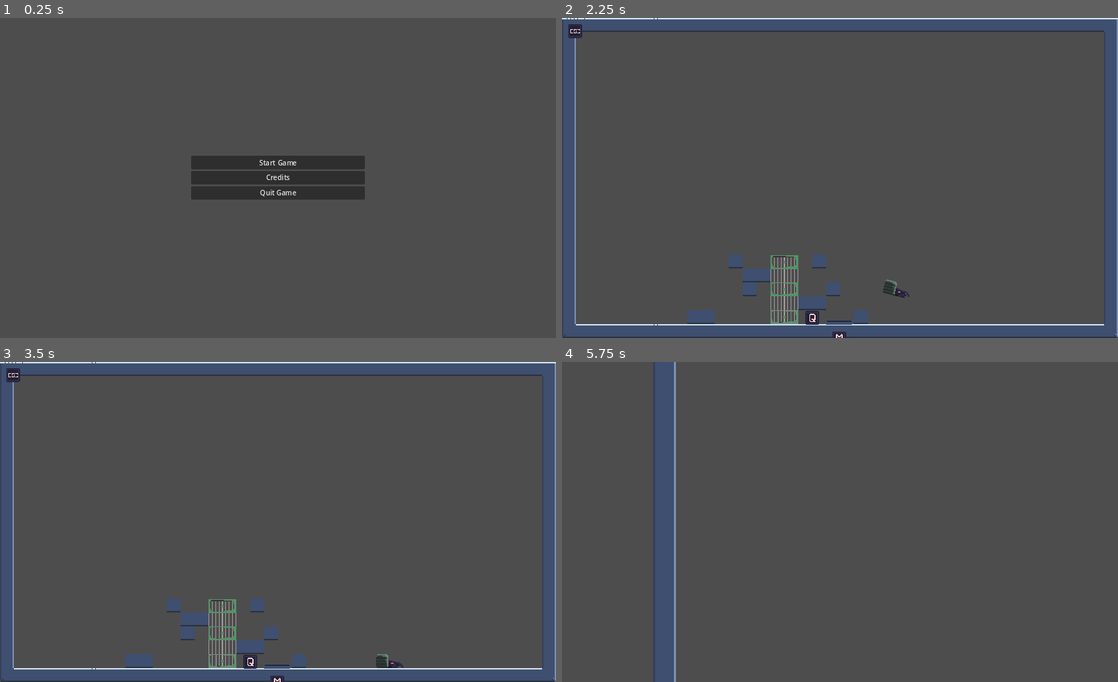
Above: before the commit, frames 1-4 (two rows, left to right).
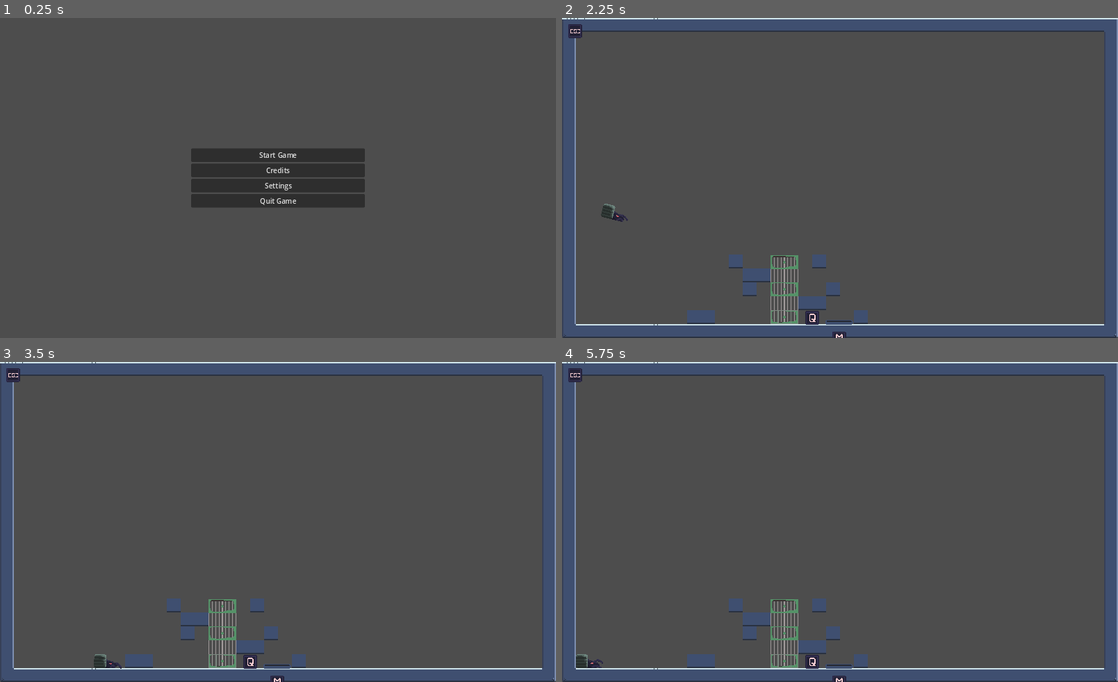
Above: after the commit, the same moments.

Repository: SweetFrontier/RogueScience
Game: Godot game, scene res://Scenes/Screens/MainMenu.tscn
The game is run twice, just before and just after one commit, with the same random seed, the same clock (stepped at 60 frames per second) and the same inputs.
Inputs (mouse positions are in pixels of both pictures, inside the frame that each line leads up to):
- Up to frame 1 (0.25 s): no input
- Up to frame 2 (2.25 s): click (840, 184) at 0.5 s, where only the run after the commit has a clickable "Settings"; click (840, 110) at 1.25 s, where only the run after the commit has a clickable "Return"; click "Start Game" at 2 s
- Up to frame 3 (3.5 s): tap Enter at 2.75 s; hold D from 2.78 s (still down); tap 0 at 2.85 s; tap Space at 3.02 s
- Up to frame 4 (5.75 s): tap 1 at 3.6 s; tap Space at 3.77, 5.27 s; release D at 4.28 s; hold A 4.28-5.03 s; tap 2 at 4.35 s; hold D from 5.03 s (still down); tap 3 at 5.1 s

The runs differ from the first frame. In frame 1, 2.3% of the frame differs, in the area x 34-66%, y 40-60%; in frame 2, 0.3%; in frame 3, 0.3%; in frame 4, 18%, in the area x 0-100%, y 0-100%.

Commit message:
Options Menu

Diff:
--- a/Scenes/Main.tscn
+++ b/Scenes/Main.tscn
@@ -4,7 +4,7 @@
 [ext_resource type="PackedScene" uid="uid://1xasoo80ygld" path="res://Scenes/baseLevel.tscn" id="2_tmkkr"]
 [ext_resource type="AudioStream" uid="uid://cmhm7pf614y6w" path="res://Sounds/Music/puzzle(calm).ogg" id="3_mfq2v"]
 [ext_resource type="PackedScene" uid="uid://ccwfvydfhyx65" path="res://Scenes/Screens/PauseMenu.tscn" id="4_tnt1f"]
-[ext_resource type="PackedScene" uid="uid://dvbyxsl5e3ol8" path="res://Scenes/Environment/TransitionField.tscn" id="5_ou4rj"]
+[ext_resource type="PackedScene" uid="uid://mq8lonv11ksd" path="res://Scenes/Screens/OptionsMenu.tscn" id="5_qvib5"]
 
 [node name="Main" type="Node2D" node_paths=PackedStringArray("Levels")]
 script = ExtResource("1_rlws3")
@@ -20,6 +20,7 @@
 position_smoothing_speed = 0.8
 
 [node name="AudioStreamPlayer" type="AudioStreamPlayer" parent="."]
+process_mode = 3
 stream = ExtResource("3_mfq2v")
 volume_db = -7.0
 autoplay = true
@@ -28,7 +29,5 @@
 [node name="PauseMenu" parent="." instance=ExtResource("4_tnt1f")]
 metadata/_edit_use_anchors_ = true
 
-[node name="TransitionField" parent="." instance=ExtResource("5_ou4rj")]
-position = Vector2(1041, 693)
-x_size = 2
-y_size = 2
+[node name="OptionsMenu" parent="." instance=ExtResource("5_qvib5")]
+visible = false
--- a/Scenes/Screens/MainMenu.tscn
+++ b/Scenes/Screens/MainMenu.tscn
@@ -28,6 +28,10 @@
 layout_mode = 2
 text = "Credits"
 
+[node name="SettingsButton" type="Button" parent="VBoxContainer"]
+layout_mode = 2
+text = "Settings"
+
 [node name="QuitButton" type="Button" parent="VBoxContainer"]
 layout_mode = 2
 text = "Quit Game"
@@ -39,4 +43,5 @@
 
 [connection signal="pressed" from="VBoxContainer/StartButton" to="." method="_on_start_button_pressed"]
 [connection signal="pressed" from="VBoxContainer/CreditsButton" to="." method="_on_credits_button_pressed"]
+[connection signal="pressed" from="VBoxContainer/SettingsButton" to="." method="_on_settings_button_pressed"]
 [connection signal="pressed" from="VBoxContainer/QuitButton" to="." method="_on_quit_button_pressed"]
--- /dev/null
+++ b/Scenes/Screens/OptionsMenu.tscn
@@ -0,0 +1,34 @@
+[gd_scene load_steps=2 format=3 uid="uid://mq8lonv11ksd"]
+
+[ext_resource type="Script" path="res://Scripts/OptionsMenu.gd" id="1_y565l"]
+
+[node name="OptionsMenu" type="Control"]
+process_mode = 3
+layout_mode = 3
+anchors_preset = 15
+anchor_right = 1.0
+anchor_bottom = 1.0
+grow_horizontal = 2
+grow_vertical = 2
+script = ExtResource("1_y565l")
+
+[node name="PauseMenu" type="Button" parent="."]
+layout_mode = 0
+offset_left = 515.0
+offset_top = 180.0
+offset_right = 765.0
+offset_bottom = 244.0
+theme_override_font_sizes/font_size = 30
+text = "Return"
+
+[node name="HSlider" type="HSlider" parent="."]
+layout_mode = 0
+offset_left = 140.0
+offset_top = 540.0
+offset_right = 1140.0
+offset_bottom = 556.0
+min_value = -50.0
+max_value = 50.0
+
+[connection signal="pressed" from="PauseMenu" to="." method="_on_pause_menu_pressed"]
+[connection signal="value_changed" from="HSlider" to="." method="_on_h_slider_value_changed"]
--- a/Scenes/Screens/PauseMenu.tscn
+++ b/Scenes/Screens/PauseMenu.tscn
@@ -31,6 +31,10 @@
 layout_mode = 2
 text = "Restart Level"
 
+[node name="SettingsButton" type="Button" parent="VBoxContainer"]
+layout_mode = 2
+text = "View Settings"
+
 [node name="QuitButton" type="Button" parent="VBoxContainer"]
 layout_mode = 2
 text = "Quit Game"
@@ -51,4 +55,5 @@
 
 [connection signal="pressed" from="VBoxContainer/ResumeButton" to="." method="_on_start_button_pressed"]
 [connection signal="pressed" from="VBoxContainer/RestartButton" to="." method="_on_restart_button_pressed"]
+[connection signal="pressed" from="VBoxContainer/SettingsButton" to="." method="_on_settings_button_pressed"]
 [connection signal="pressed" from="VBoxContainer/QuitButton" to="." method="_on_quit_button_pressed"]
--- a/Scenes/baseLevel.tscn
+++ b/Scenes/baseLevel.tscn
@@ -169,7 +169,7 @@
 
 [node name="Player" parent="." instance=ExtResource("3_fesf8")]
 texture_filter = 0
-position = Vector2(752, 608)
+position = Vector2(103, 433)
 
 [node name="trampolineTrigger" parent="." instance=ExtResource("4_0rast")]
 position = Vector2(638, 689)
--- a/Scripts/MainMenu.gd
+++ b/Scripts/MainMenu.gd
@@ -8,9 +8,11 @@
 func _on_start_button_pressed():
 	get_tree().change_scene_to_file("res://Scenes/Main.tscn")
 
-
 func _on_credits_button_pressed():
 	get_tree().change_scene_to_file("res://Scenes/credits.tscn")
 
+func _on_settings_button_pressed() -> void:
+	get_tree().change_scene_to_file("res://Scenes/Screens/OptionsMenu.tscn")
+
 func _on_quit_button_pressed():
 	get_tree().quit()
--- /dev/null
+++ b/Scripts/OptionsMenu.gd
@@ -0,0 +1,16 @@
+extends Control
+
+@export var volume = 10
+
+
+func _on_h_slider_value_changed(value: float) -> void:
+	AudioServer.set_bus_volume_db(0, value)
+	print(AudioServer.get_bus_volume_db(0))
+
+
+func _on_pause_menu_pressed() -> void:
+	if (get_parent().name == "Main"):
+		get_parent().get_node("PauseMenu").visible = true
+	else:
+		get_tree().change_scene_to_file("res://Scenes/Screens/MainMenu.tscn")
+	visible = false
--- a/Scripts/PauseMenu.gd
+++ b/Scripts/PauseMenu.gd
@@ -13,6 +13,10 @@
 	$VBoxContainer/ResumeButton.disabled = false
 	main.resetLevel()
 
+func _on_settings_button_pressed() -> void:
+	get_parent().get_node("OptionsMenu").visible = true
+	visible = false
+
 func _on_quit_button_pressed():
 	get_tree().quit()
 
@@ -25,6 +29,5 @@
 				get_tree().paused = !get_tree().paused
 			else:
 				$AnimatedSprite2D.frame = 0
-		print(event.keycode)
 		if event.keycode == KEY_QUOTELEFT and event.pressed:
 			_on_restart_button_pressed()
--- a/Scripts/TransitionField.gd
+++ b/Scripts/TransitionField.gd
@@ -38,7 +38,8 @@
 			zooming = false
 
 func _on_body_entered(body: Node2D) -> void:
-	if (body.name == "Player"):
+	main.player_death()
+	if (body.name == "Player") and false:
 		set_deferred("monitoring", false)
 		main.current_level += 1
 		moving = true
